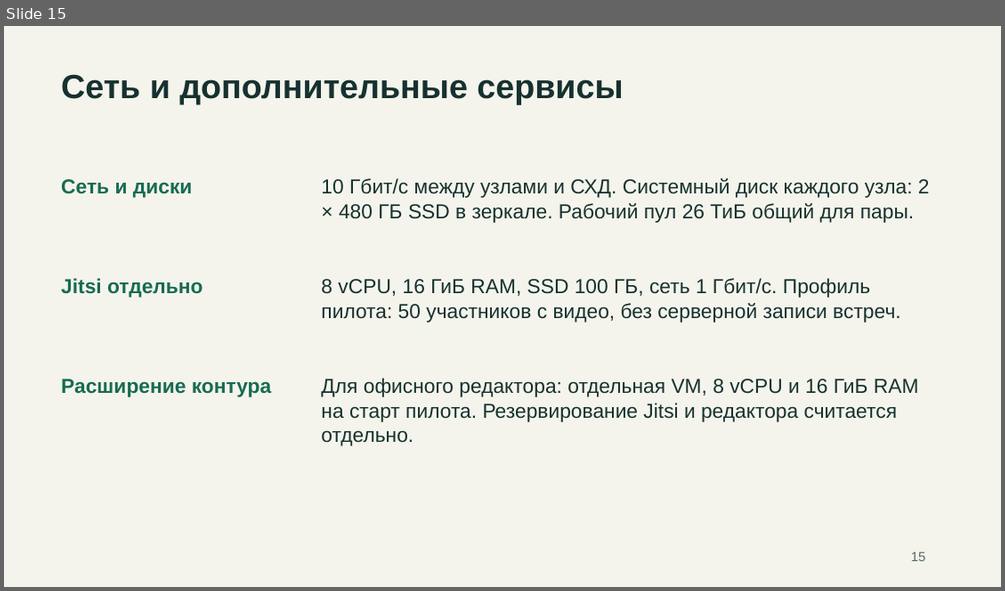
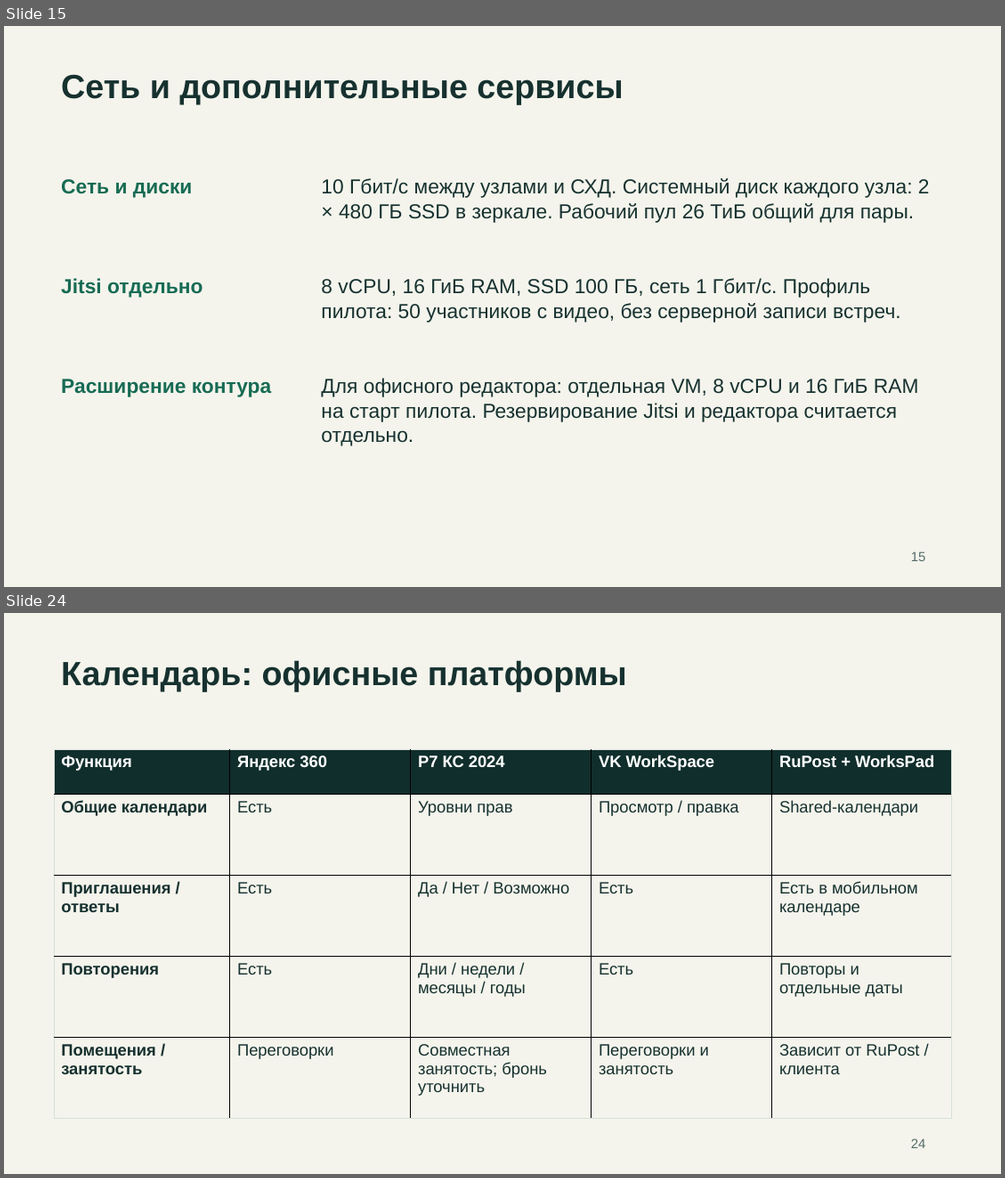
Before and after one commit to rkislov/tayga-mail-server, a slide deck: docs/presentations/tayga-competitors-2026-11-19.pptx. Shown one above the other, each under a label of ours: slide 15 before the commit, slides 15 and 24 after it; the slides between them are not shown. The pictures are 1005x591 and 1005x1178 pixels, drawn with LibreOffice and Linux fonts; fonts in the diff are those of the drawing. Boxes give left, top, right and bottom in pixels: in the first picture for what was removed or moved away, otherwise in the second. Text is boxed around its words. In the diff, an @@ line names an element or a change of style, - is before the commit and + after.

```diff
--- a/docs/presentations/tayga-competitors-2026-11-19.pptx
+++ b/docs/presentations/tayga-competitors-2026-11-19.pptx
@@ slide 24 added at (x1=4, y1=613, x2=1001, y2=1174), background #F4F4EC @@
@@ text added at (x1=61, y1=660, x2=627, y2=692), 32.2 pt, text #16312F, bold @@
+Календарь: офисные платформы
@@ table added at (x1=54, y1=749, x2=952, y2=1119), 5 rows, 5 columns @@
+Функция | Яндекс 360 | Р7 КС 2024 | VK WorkSpace | RuPost + WorksPad
+Общие календари | Есть | Уровни прав | Просмотр / правка | Shared-календари
+Приглашения / ответы | Есть | Да / Нет / Возможно | Есть | Есть в мобильном календаре
+Повторения | Есть | Дни / недели / месяцы / годы | Есть | Повторы и отдельные даты
+Помещения / занятость | Переговорки | Совместная занятость; бронь уточнить | Переговорки и занятость | Зависит от RuPost / клиента
@@ text added at (x1=911, y1=1138, x2=926, y2=1148), 12.8 pt, text #566C69 @@
+24
```
Also in this commit, not shown: 3 slides changed, 17 other slides added, 2 other files.
